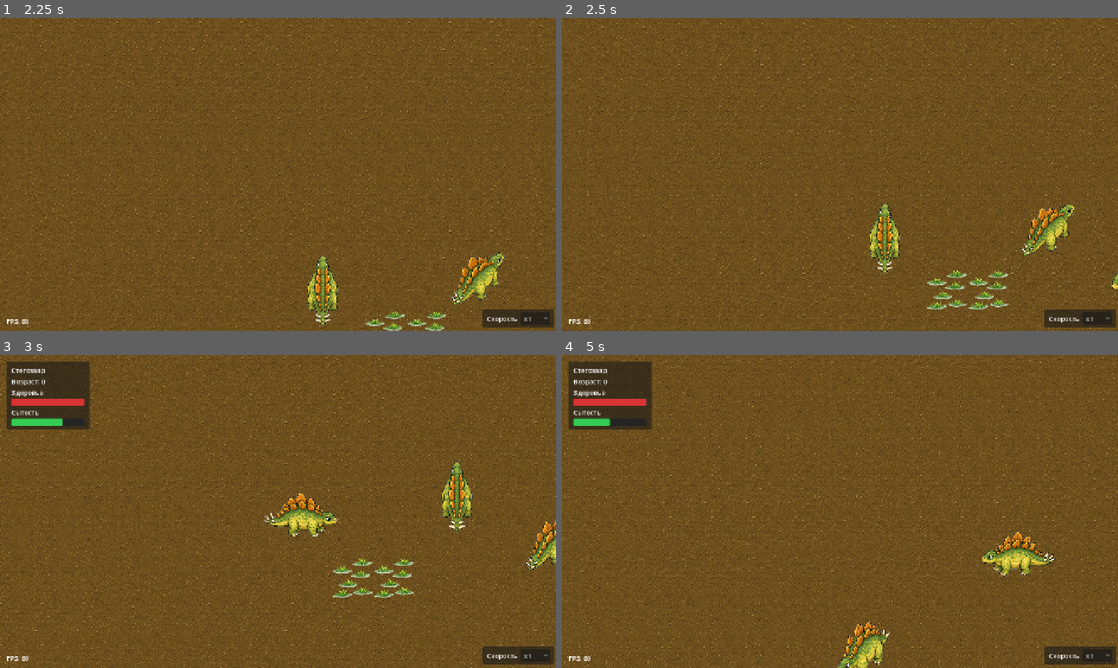
Above: before the commit, frames 1-4 (two rows, left to right).
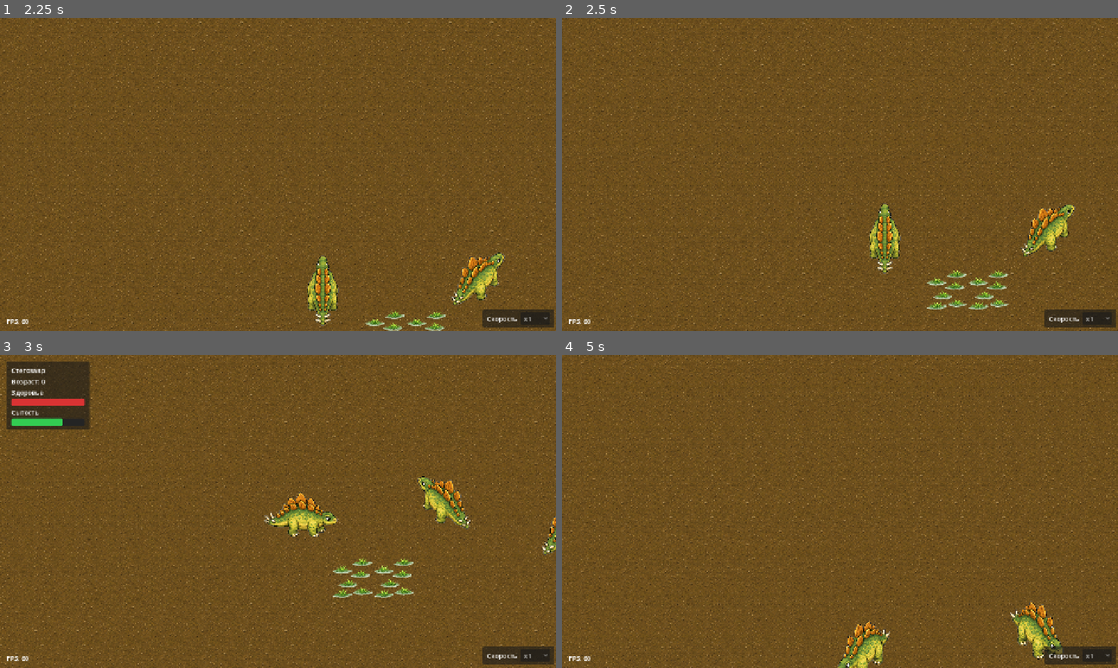
Above: after the commit, the same moments.

Repository: barldeko-lgtm/Dyna-Brazzers
Game: Godot game, scene res://scenes/main/main.tscn
Two runs of this game, one before a commit and one after it. Both use one fixed random seed, a clock stepped at 60 frames per second and the inputs below.
Inputs (mouse positions are in pixels of both pictures, inside the frame that each line leads up to):
- Up to frame 1 (2.25 s): click "x1" at 0.5 s; move the mouse to (528, 302) at 1.27 s; hold D 1.28-2.03 s; click (528, 302) at 1.42 s; move the mouse to (166, 190) at 2.02 s; hold S from 2.03 s (still down)
- Up to frame 2 (2.5 s): keep holding S
- Up to frame 3 (3 s): move the mouse to (322, 524) at 2.77 s; release S at 2.78 s; hold D from 2.78 s (still down); click (322, 524) at 2.92 s
- Up to frame 4 (5 s): move the mouse to (1051, 527) at 3.52 s; release D at 3.53 s; hold W 3.53-4.28 s; click (1051, 527) at 3.67 s; move the mouse to (1006, 558) at 4.27 s; hold A from 4.28 s (still down)

Frame 1 is identical in both runs. In frame 2, less than 0.1% of the frame differs, in the area x 98-100%, y 81-87%; in frame 3, 1.7%; in frame 4, 5.1%, in the area x 1-90%, y 2-98%.

Commit message:
backup: before predator hunger logic rework

Diff:
--- /dev/null
+++ b/data/species/predator.tres
@@ -0,0 +1,52 @@
+[gd_resource type="Resource" script_class="CreatureSpeciesData" load_steps=9 format=3]
+
+[ext_resource type="Script" path="res://scripts/creatures/creature_species_data.gd" id="1_species_script"]
+[ext_resource type="Texture2D" path="res://assets/sprites/creatures/predator/predator_down.png" id="2_down"]
+[ext_resource type="Texture2D" path="res://assets/sprites/creatures/predator/predator_up.png" id="3_up"]
+[ext_resource type="Texture2D" path="res://assets/sprites/creatures/predator/predator_right.png" id="4_right"]
+[ext_resource type="Texture2D" path="res://assets/sprites/creatures/predator/predator_up_right.png" id="5_up_right"]
+[ext_resource type="Texture2D" path="res://assets/sprites/creatures/predator/predator_down_right.png" id="6_down_right"]
+[ext_resource type="PackedScene" path="res://scenes/resources/egg.tscn" id="7_egg_scene"]
+[ext_resource type="Texture2D" path="res://assets/sprites/creatures/eggs/egg_stage_1.png" id="8_egg_stage_1"]
+[ext_resource type="Texture2D" path="res://assets/sprites/creatures/eggs/egg_stage_2.png" id="9_egg_stage_2"]
+
+[resource]
+script = ExtResource("1_species_script")
+species_id = "predator"
+species_name = "Хищник"
+creature_name = "Хищник"
+is_predator = true
+predator_target_radius = 10
+down_texture = ExtResource("2_down")
+up_texture = ExtResource("3_up")
+right_texture = ExtResource("4_right")
+up_right_texture = ExtResource("5_up_right")
+down_right_texture = ExtResource("6_down_right")
+speed = 150.0
+max_health = 110.0
+starting_health = 110.0
+starvation_health_decay_rate = 2.0
+well_fed_health_regen_rate = 1.0
+satiety_heal_threshold = 70.0
+attack = 12.0
+defense = 6.0
+max_hunger = 100.0
+starting_hunger = 100.0
+hunger_decay_rate = 10.0
+hunger_search_threshold = 70.0
+hunger_restore_amount = 10.0
+eating_duration = 3.0
+egg_scene = ExtResource("7_egg_scene")
+egg_stage_1_texture = ExtResource("8_egg_stage_1")
+egg_stage_2_texture = ExtResource("9_egg_stage_2")
+egg_laying_duration = 5.0
+egg_stage_1_duration = 5.0
+egg_expand_retry_interval = 1.0
+egg_stage_2_duration = 5.0
+hatchling_health = 100.0
+hatchling_hunger = 50.0
+reproduction_min_health = 999.0
+reproduction_min_hunger = 999.0
+reproduction_min_age = 999.0
+reproduction_cooldown = 20.0
+reproduction_hunger_cost = 20.0
--- a/scenes/world/world.tscn
+++ b/scenes/world/world.tscn
@@ -2,6 +2,7 @@
 
 [ext_resource type="PackedScene" uid="uid://e3j5do0l0f20" path="res://scenes/creatures/creature.tscn" id="1_dphjl"]
 [ext_resource type="Script" path="res://scripts/world/world_grid.gd" id="1_world_grid"]
+[ext_resource type="Resource" path="res://data/species/predator.tres" id="2_predator_species"]
 [ext_resource type="PackedScene" path="res://scenes/resources/grass.tscn" id="2_grass_scene"]
 [ext_resource type="Texture2D" uid="uid://b47yxxmaql4cc" path="res://assets/sprites/terrain/ground.png" id="2_sl2e5"]
 
@@ -31,6 +32,11 @@
 position = Vector2(768, 0)
 hunger = 100.0
 
+[node name="Predator" parent="Creatures" instance=ExtResource("1_dphjl")]
+position = Vector2(1152, 0)
+species_data = ExtResource("2_predator_species")
+hunger = 100.0
+
 [node name="Grasses" type="Node2D" parent="." unique_id=1551201401]
 
 [node name="Eggs" type="Node2D" parent="."]
--- a/scripts/creatures/creature.gd
+++ b/scripts/creatures/creature.gd
@@ -55,6 +55,8 @@
 var species_name := "Стегозавр"
 
 var creature_name := "Стегозавр"
+var is_predator := false
+var predator_target_radius := 8
 
 var down_texture: Texture2D
 var up_texture: Texture2D
@@ -146,6 +148,8 @@
 	species_id = species_data.species_id
 	species_name = species_data.species_name
 	creature_name = species_data.creature_name
+	is_predator = species_data.is_predator
+	predator_target_radius = species_data.predator_target_radius
 	down_texture = species_data.down_texture
 	up_texture = species_data.up_texture
 	right_texture = species_data.right_texture
@@ -249,6 +253,7 @@
 	if check_health_death():
 		return
 
+	update_predator_behavior()
 	update_reproduction_behavior()
 	update_food_behavior()
 
@@ -331,8 +336,34 @@
 	reproduction_cooldown_remaining = max(reproduction_cooldown_remaining - delta, 0.0)
 
 
+func update_predator_behavior() -> void:
+	if not is_predator or world_grid == null:
+		return
+
+	if state == State.DEAD or state == State.EATING or state == State.LAYING_EGG or state == State.COMBAT:
+		return
+
+	var prey: Node = find_nearest_prey()
+
+	if prey == null:
+		return
+
+	if is_prey_in_duel_range(prey):
+		start_duel_with(prey)
+		return
+
+	if is_moving:
+		return
+
+	build_path_to_prey(prey)
+	start_next_path_step_if_needed()
+
+
 # Food state machine.
 func update_food_behavior() -> void:
+	if is_predator:
+		return
+
 	if world_grid == null:
 		return
 
@@ -686,8 +717,87 @@
 	enter_walk()
 
 
+func find_nearest_prey() -> Node:
+	if world_grid == null:
+		return null
+
+	var best_target: Node = null
+	var best_distance: float = INF
+
+	for candidate in world_grid.creature_anchors.keys():
+		if not is_valid_prey(candidate):
+			continue
+
+		var candidate_anchor: Vector2i = world_grid.creature_anchors.get(candidate, anchor_tile)
+		var distance: float = float(max(abs(candidate_anchor.x - anchor_tile.x), abs(candidate_anchor.y - anchor_tile.y)))
+
+		if distance > float(predator_target_radius):
+			continue
+
+		if distance < best_distance:
+			best_distance = distance
+			best_target = candidate
+
+	return best_target
+
+
+func is_valid_prey(candidate: Node) -> bool:
+	if candidate == null or candidate == self or not is_instance_valid(candidate):
+		return false
+
+	if not candidate.has_method("can_fight") or not candidate.can_fight():
+		return false
+
+	return not bool(candidate.get("is_predator"))
+
+
+func is_prey_in_duel_range(prey: Node) -> bool:
+	if world_grid == null or prey == null or not world_grid.creature_anchors.has(prey):
+		return false
+
+	var prey_anchor: Vector2i = world_grid.creature_anchors[prey]
+	var dx: int = abs(prey_anchor.x - anchor_tile.x)
+	var dy: int = abs(prey_anchor.y - anchor_tile.y)
+	return max(dx, dy) <= 2
+
+
+func build_path_to_prey(prey: Node) -> void:
+	if world_grid == null or prey == null or not world_grid.creature_anchors.has(prey):
+		return
+
+	var prey_anchor: Vector2i = world_grid.creature_anchors[prey]
+	var approach_offsets: Array[Vector2i] = [
+		Vector2i(-2, 0), Vector2i(2, 0),
+		Vector2i(0, -2), Vector2i(0, 2),
+		Vector2i(-2, -2), Vector2i(2, -2),
+		Vector2i(-2, 2), Vector2i(2, 2)
+	]
+	var best_anchor := Vector2i(2147483647, 2147483647)
+	var best_distance: float = INF
+
+	for offset in approach_offsets:
+		var candidate_anchor: Vector2i = prey_anchor + offset
+
+		if not world_grid.can_place_footprint(candidate_anchor, footprint_size, self):
+			continue
+
+		var distance: float = float(world_grid.estimate_path_steps(anchor_tile, candidate_anchor))
+
+		if distance < best_distance:
+			best_distance = distance
+			best_anchor = candidate_anchor
+
+	if best_anchor == Vector2i(2147483647, 2147483647):
+		return
+
+	current_path = world_grid.find_path(anchor_tile, best_anchor, footprint_size, self)
+
+
 # Reproduction flow.
 func update_reproduction_behavior() -> void:
+	if is_predator:
+		return
+
 	if world_grid == null:
 		return
 
--- a/scripts/creatures/creature_species_data.gd
+++ b/scripts/creatures/creature_species_data.gd
@@ -8,6 +8,10 @@
 @export var species_name := "Стегозавр"
 
 @export var creature_name := "Стегозавр"
+
+# Behavior.
+@export var is_predator := false
+@export var predator_target_radius := 8
 
 # Visuals.
 @export var down_texture: Texture2D
Binary file added: assets/sprites/creatures/predator/predator_down.png
Not shown, added: assets/sprites/creatures/predator/predator_down.png.import
Binary file added: assets/sprites/creatures/predator/predator_down_right.png
Not shown, added: assets/sprites/creatures/predator/predator_down_right.png.import
Binary file added: assets/sprites/creatures/predator/predator_right.png
Not shown, added: assets/sprites/creatures/predator/predator_right.png.import
Binary file added: assets/sprites/creatures/predator/predator_up.png
Not shown, added: assets/sprites/creatures/predator/predator_up.png.import
Binary file added: assets/sprites/creatures/predator/predator_up_right.png
Not shown, added: assets/sprites/creatures/predator/predator_up_right.png.import
Not shown, changed: docs/current-state.md
Not shown, changed: docs/project-map.md
